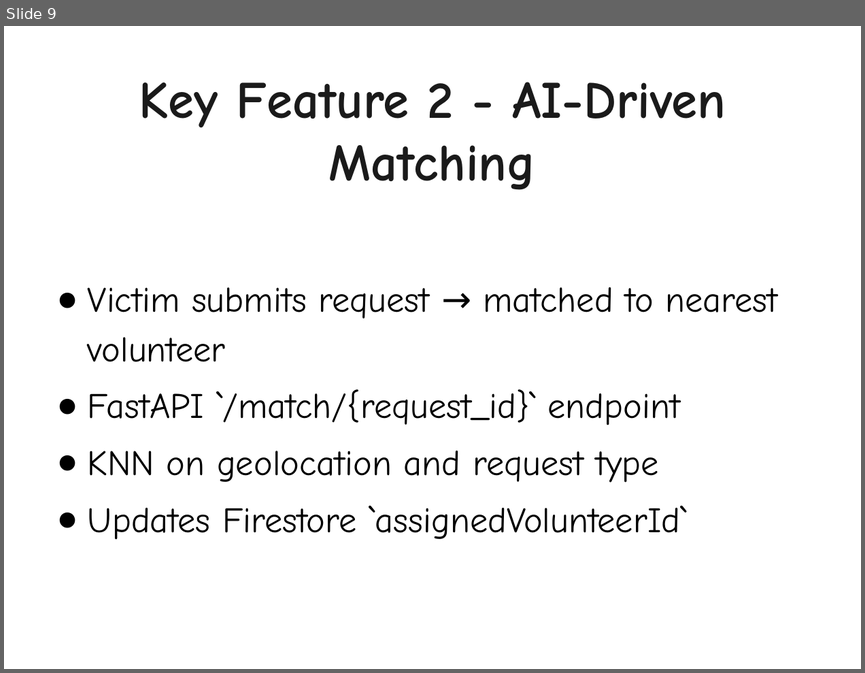
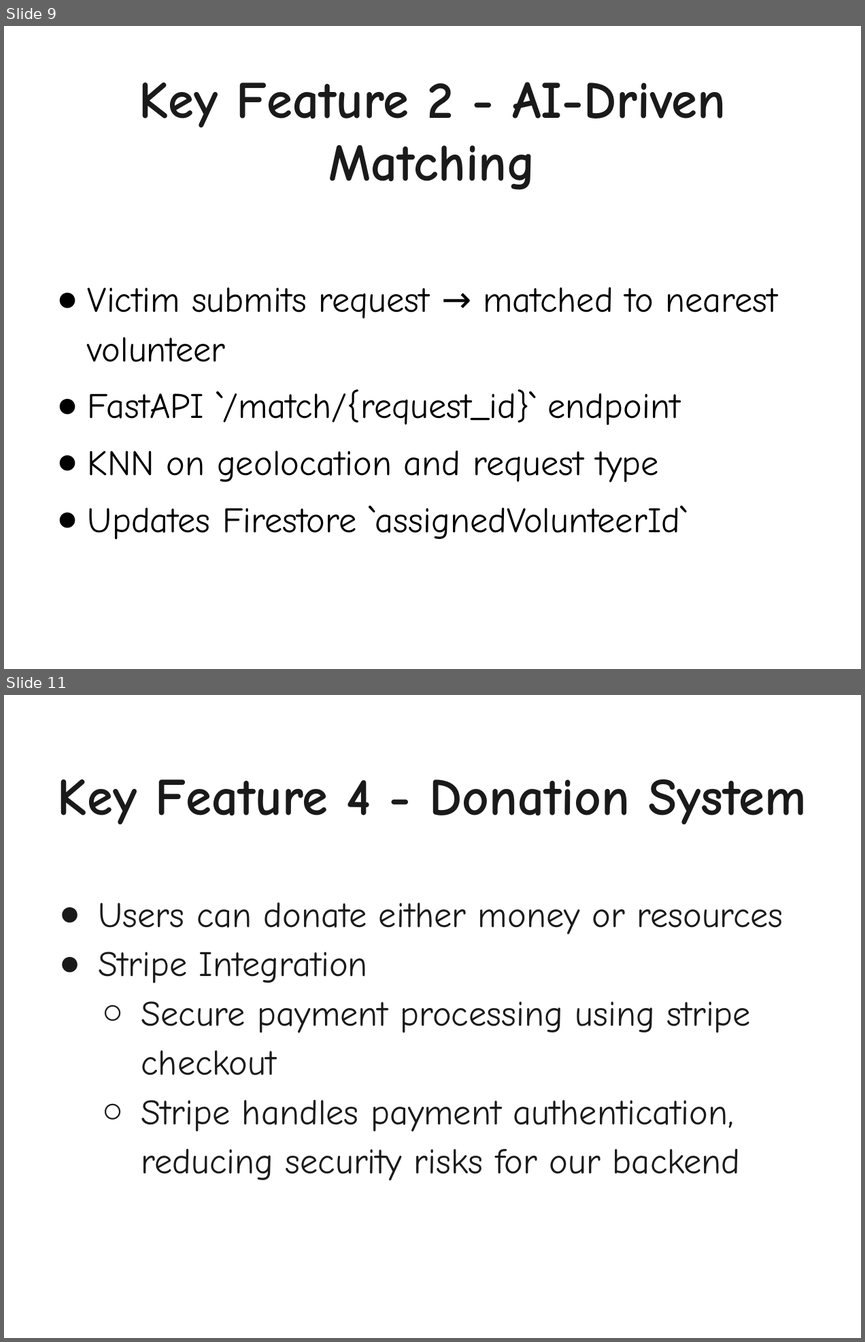
Before and after one commit to ceenguyen05/CS3354Project, a slide deck: 4_documentation/Final Project Presentation - CS3354.pptx. Shown one above the other, each under a label of ours: slide 9 before the commit, slides 9 and 11 after it; the slides between them are not shown. The pictures are 865x673 and 865x1342 pixels, drawn with LibreOffice and Linux fonts; fonts in the diff are those of the drawing. Boxes give left, top, right and bottom in pixels: in the first picture for what was removed or moved away, otherwise in the second. Text is boxed around its words. In the diff, an @@ line names an element or a change of style, - is before the commit and + after.

```diff
--- a/4_documentation/Final Project Presentation - CS3354.pptx
+++ b/4_documentation/Final Project Presentation - CS3354.pptx
@@ slide 11 added at <box>4,695,861,1338</box>, background #FFFFFF @@
@@ title added at <box>58,779,806,825</box>, 44 pt, text #1A1A1A, bold @@
+Key Feature 4 - Donation System
@@ text added at <box>99,902,783,1181</box>, 30 pt, text #1A1A1A @@
+● Users can donate either money or resources
+● Stripe Integration
+  ○ Secure payment processing using stripe checkout
+  ○ Stripe handles payment authentication, reducing security risks for our backend
```
Also in this commit, not shown: 8 slides changed, 1 other file.
